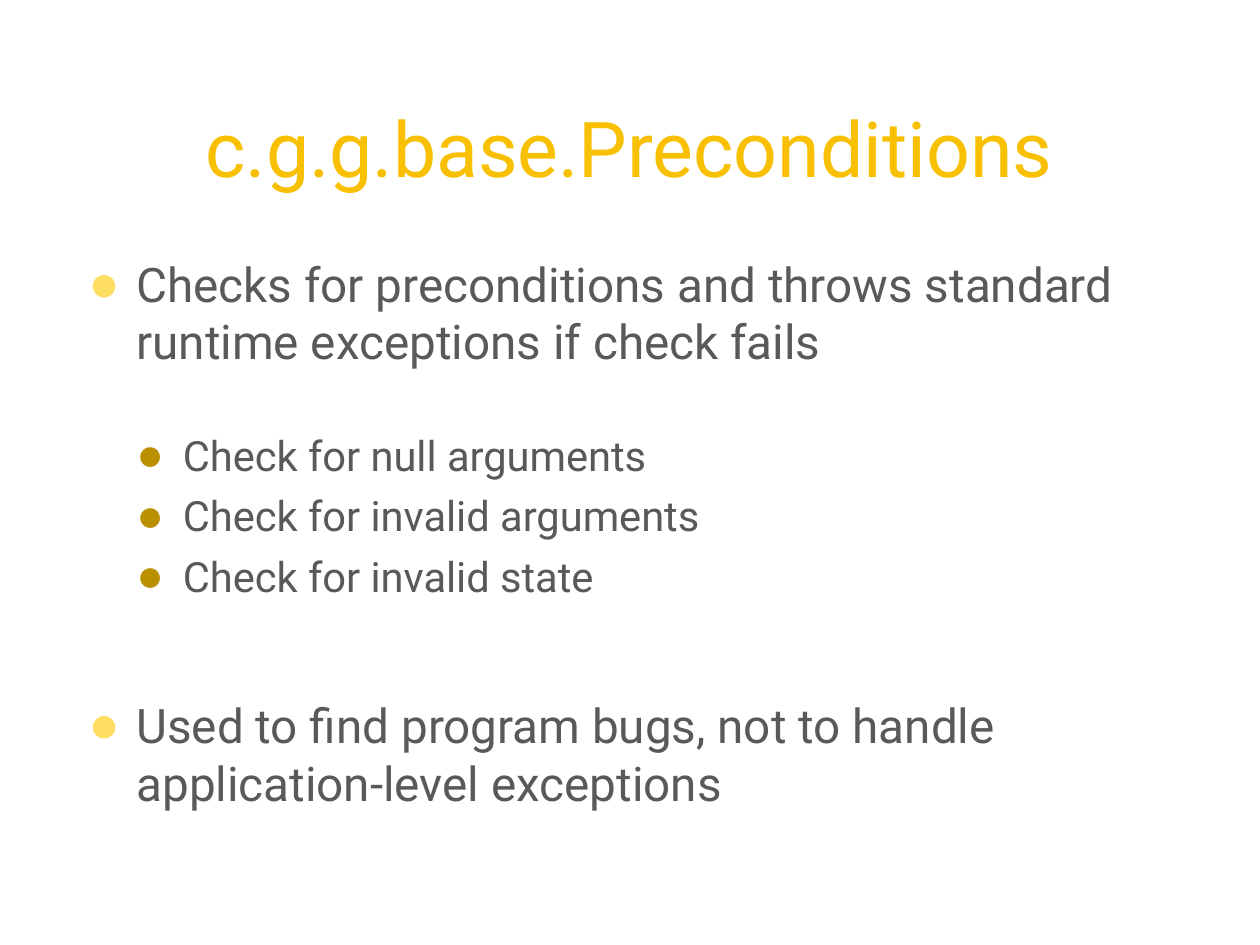
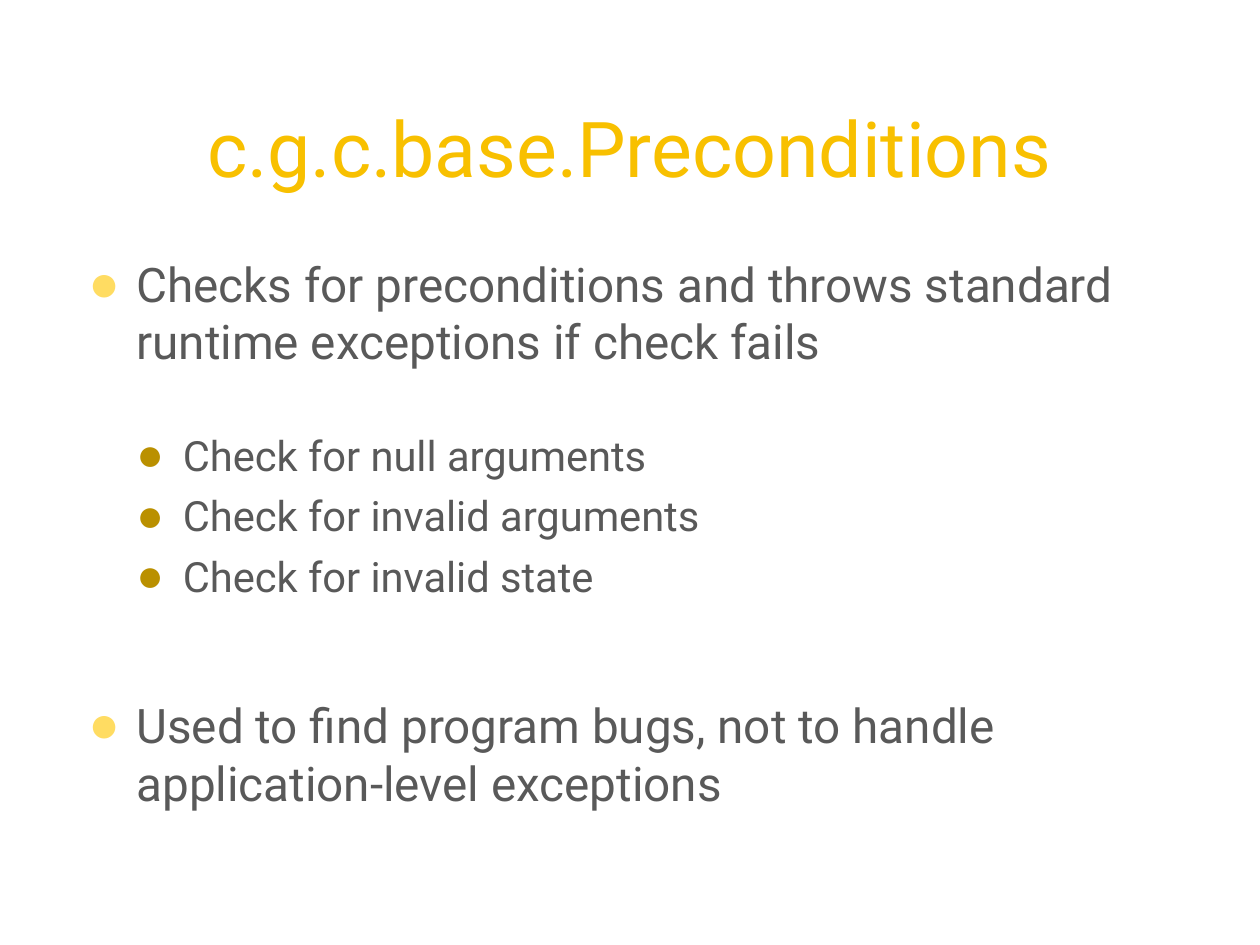
Before and after one commit to twoqubed/JavaMUG-Guava, a slide deck: slide 8 of JavaMUG - Guava.pptx. Drawn at 1260x945 pixels with LibreOffice and Linux fonts; fonts in the diff are those of the drawing; background and template pictures are left out. Boxes give left, top, right and bottom in pixels: in the first picture for what was removed or moved away, otherwise in the second. Text is boxed around its words. In the diff, an @@ line names an element or a change of style, - is before the commit and + after.

```diff
--- a/JavaMUG - Guava.pptx
+++ b/JavaMUG - Guava.pptx
@@ title at [207,119,1051,193]: text changed @@
-c.g.g.base.Preconditions
+c.g.c.base.Preconditions
```
Also in this commit, not shown: 18 other slides changed, 5 slides added, 6 slides removed, 9 other files.
